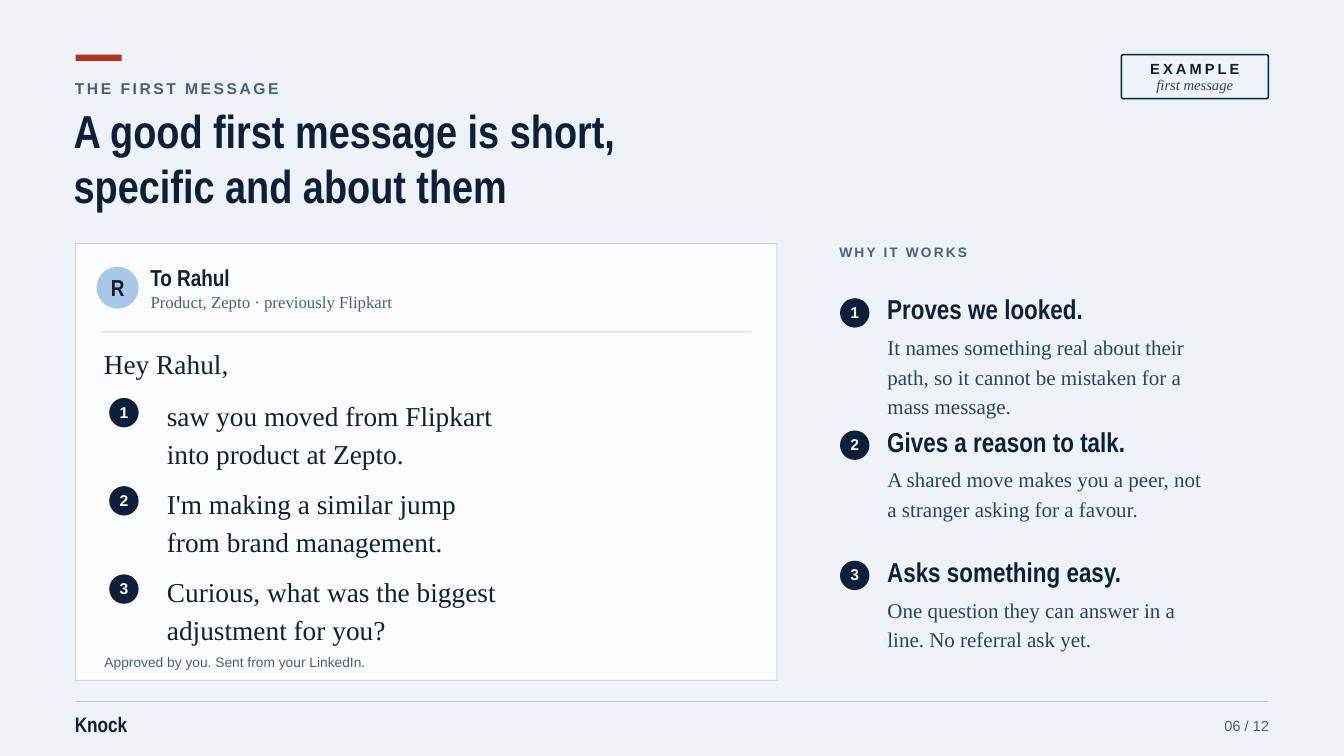
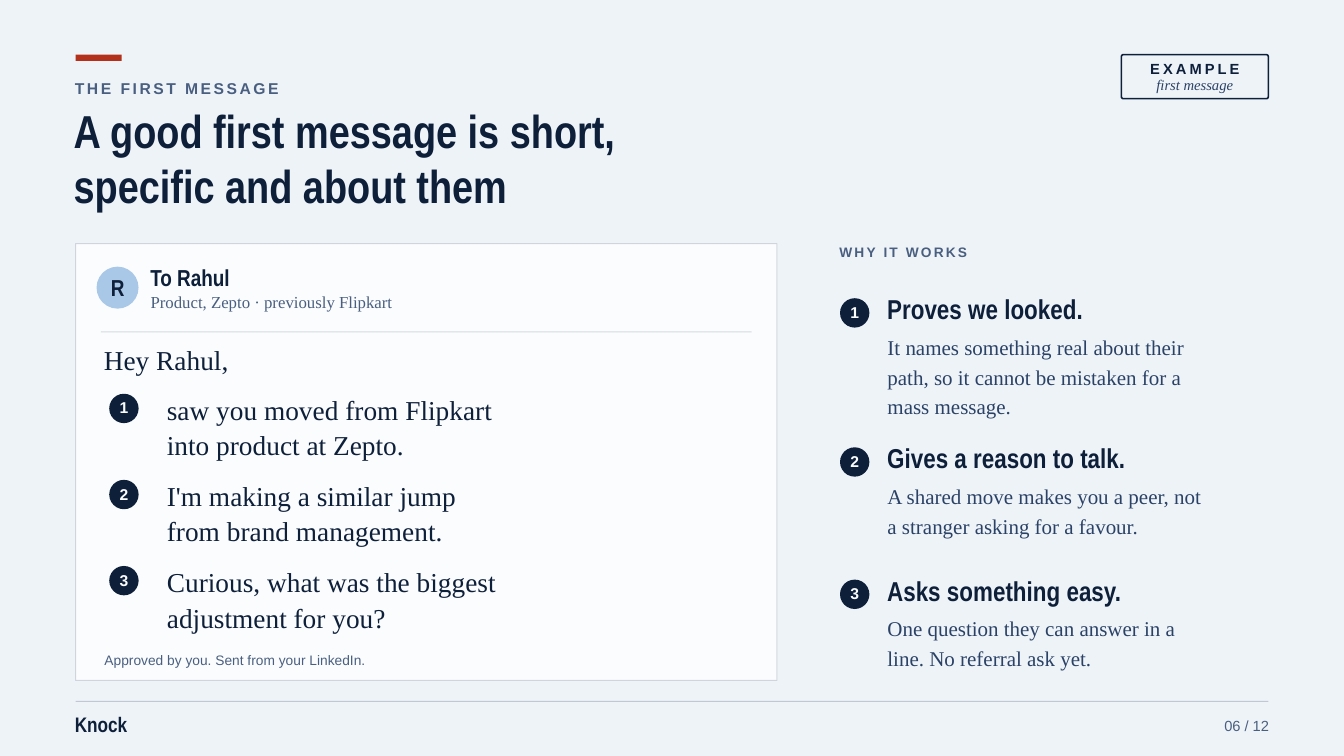
Before and after one commit to heetsanghvvii/Claude-Code-Experiments, a slide deck: slide 6 of decks/client/knock-client-deck.pptx. Drawn at 1344x756 pixels with LibreOffice and Linux fonts; fonts in the diff are those of the drawing. Boxes give left, top, right and bottom in pixels: in the first picture for what was removed or moved away, otherwise in the second. Text is boxed around its words. In the diff, an @@ line names an element or a change of style, - is before the commit and + after.

```diff
--- a/decks/client/knock-client-deck.pptx
+++ b/decks/client/knock-client-deck.pptx
@@ 3 texts, 1 ellipse: place and size @@
-3 texts, 1 ellipse at (840,431,1201,522)
+3 texts, 1 ellipse at (840,448,1201,538)
@@ 3 texts, 2 ellipses: place and size @@
-3 texts, 2 ellipses at (104,355,228,515)
+3 texts, 2 ellipses at (104,351,228,509)
@@ 2 texts, 1 ellipse: place and size @@
-2 texts, 1 ellipse at (109,575,496,645)
+2 texts, 1 ellipse at (109,566,496,633)
@@ line spacing 27pt to 25.5pt in 3 elements at (167,400,492,461), (167,487,456,547), (167,573,496,633) @@
@@ 3 texts, 1 ellipse: place and size @@
-3 texts, 1 ellipse at (840,561,1175,652)
+3 texts, 1 ellipse at (840,580,1175,671)
```
Also in this commit, not shown: 5 other slides changed, 5 other files.
